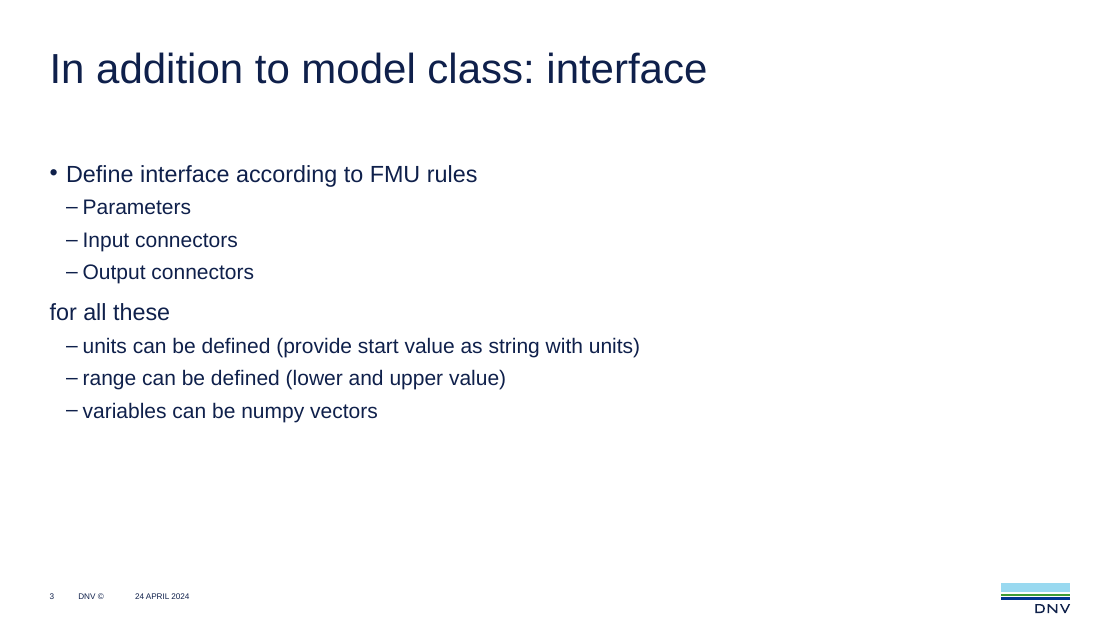
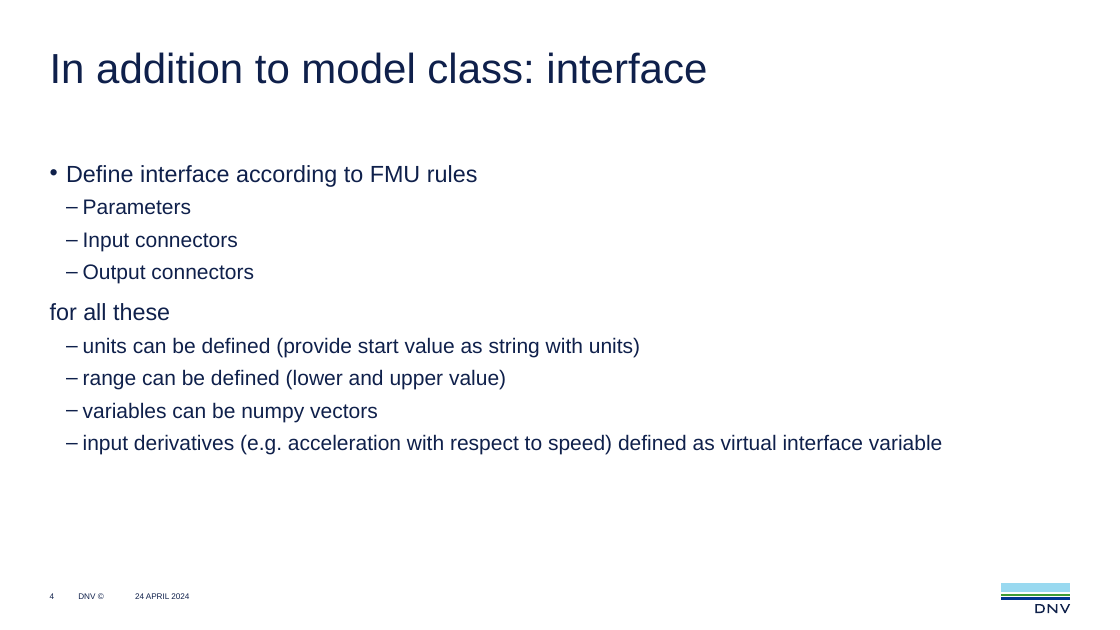
Before and after one commit to dnv-opensource/component-model, a slide deck: slide 4 of docs/source/component-model.pptx (slide 3 before the commit). Drawn at 1120x630 pixels with LibreOffice and Linux fonts; fonts in the diff are those of the drawing. Boxes give left, top, right and bottom in pixels: in the first picture for what was removed or moved away, otherwise in the second. Text is boxed around its words. In the diff, an @@ line names an element or a change of style, - is before the commit and + after.

Commit message:
Draft changes with respect to using the ECCO algorithm within libcosimpy

```diff
--- a/docs/source/component-model.pptx
+++ b/docs/source/component-model.pptx
@@ text at [83,434,943,454]: paragraph added @@
+  ‒ input derivatives (e.g. acceleration with respect to speed) defined as virtual interface variable
@@ page number at [50,593,55,599]: text changed @@
-3
+4
```
Also in this commit, not shown: 1 other slide changed, 1 slide added, 11 other files.
